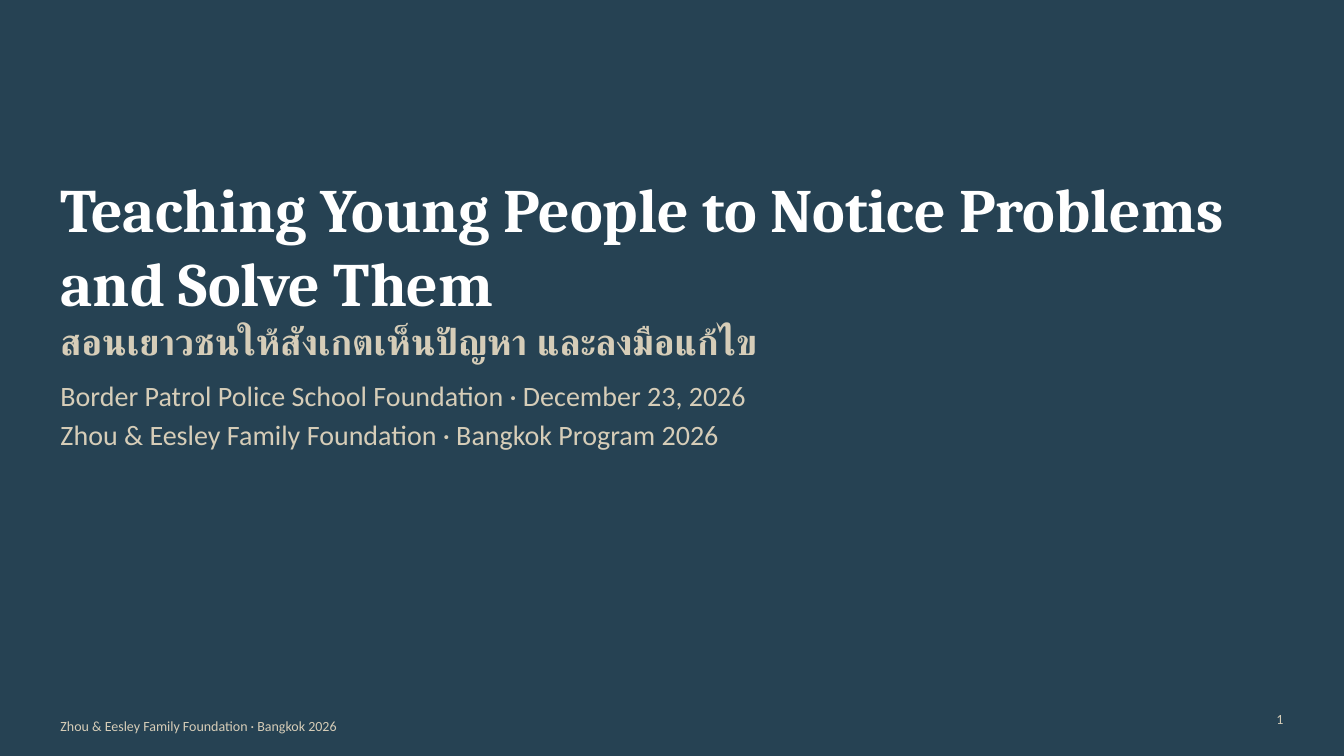
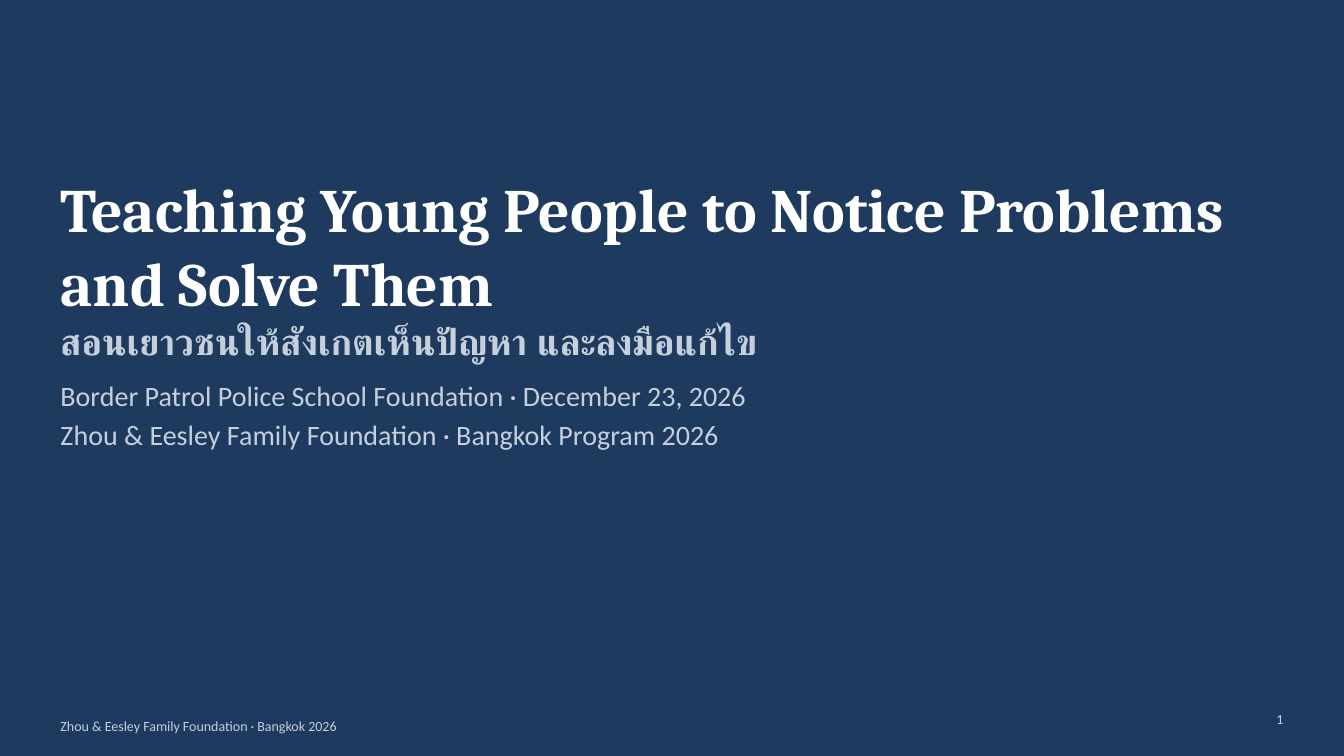
Before and after one commit to nnj24xbfp8-wq/projectkla, a slide deck: slide 1 of decks/Eesley_BorderPatrolPolice_Dec23_bilingual.pptx. Drawn at 1344x756 pixels with LibreOffice and Linux fonts; fonts in the diff are those of the drawing; background and template pictures are left out. Boxes give left, top, right and bottom in pixels: in the first picture for what was removed or moved away, otherwise in the second. Text is boxed around its words. In the diff, an @@ line names an element or a change of style, - is before the commit and + after.

```diff
--- a/decks/Eesley_BorderPatrolPolice_Dec23_bilingual.pptx
+++ b/decks/Eesley_BorderPatrolPolice_Dec23_bilingual.pptx
@@ background #264253 to #1E3A5F @@
@@ title at [60, 327, 757, 365]: text colour #D6CDB8 to #C5D0DC in "สอนเยาวชนให้สังเกตเห็นปัญหา และลงมือแก้ไข" @@
@@ text colour #D6CDB8 to #C5D0DC in 3 elements at [60, 386, 746, 450], [1276, 715, 1283, 724], [60, 721, 336, 734] @@
```
Also in this commit, not shown: 18 other slides changed, 6 other files.
